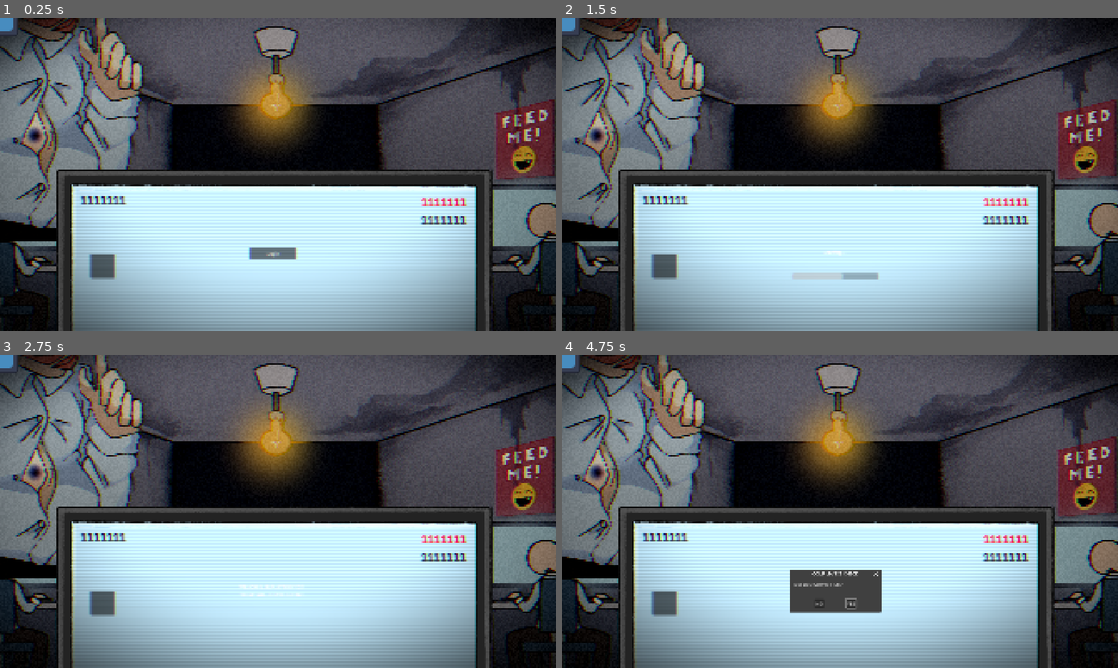
Above: before the commit, frames 1-4 (two rows, left to right).
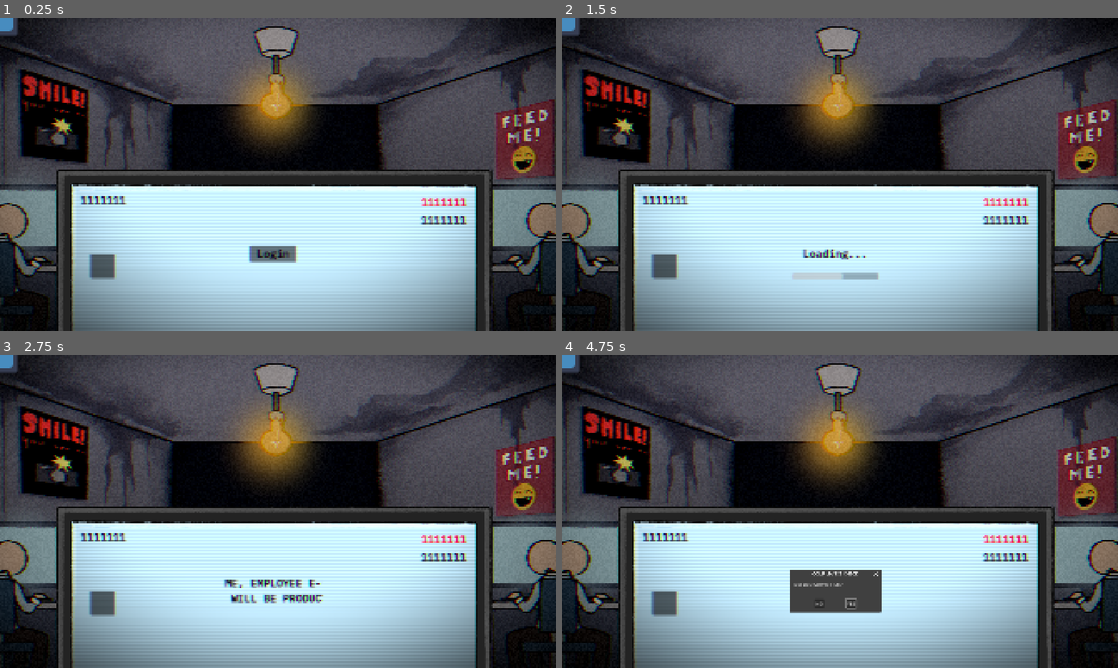
Above: after the commit, the same moments.

Repository: robfischer2187/AI-Slop
Game: Godot game, scene res://scenes/Main.tscn
The game is run twice, just before and just after one commit, with the same random seed, the same clock (stepped at 60 frames per second) and the same inputs. The engine's default icon, where the game draws it, is replaced by a stand-in: a white triangle on a blue panel in a dark square.
Inputs (mouse positions are in pixels of both pictures, inside the frame that each line leads up to):
- Up to frame 1 (0.25 s): no input
- Up to frame 2 (1.5 s): click "Login" at 0.5 s; drag from (662, 265) to (895, 105) at 1.27 s
- Up to frame 3 (2.75 s): drag from (166, 527) to (250, 574) at 2.02 s
- Up to frame 4 (4.75 s): tap Enter at 2.75, 4.25 s; move the mouse to (895, 442) at 2.77 s; click (895, 442) at 2.92 s; tap Space at 3.5 s; drag from (812, 574) to (673, 464) at 3.52 s; move the mouse to (1006, 558) at 4.27 s; click (1006, 558) at 4.42 s

The runs differ from the first frame. In frame 1, 13% of the frame differs, in the area x 0-54%, y 0-79%; in frame 2, 13%; in frame 3, 14%, in the area x 0-59%, y 0-80%; in frame 4, 13%.

Commit message:
Fixed main stuff

Diff:
--- a/ai-slop/scenes/Main.tscn
+++ b/ai-slop/scenes/Main.tscn
@@ -1,18 +1,144 @@
-[gd_scene load_steps=16 format=3 uid="uid://dg3e0ra0x5bm7"]
+[gd_scene load_steps=21 format=3 uid="uid://dg3e0ra0x5bm7"]
 
 [ext_resource type="Script" uid="uid://cdsr50nwwc5ep" path="res://scripts/main.gd" id="1_elqb8"]
 [ext_resource type="Script" uid="uid://c74rylmp2fn4t" path="res://scripts/input_slot.gd" id="2_0bbpv"]
 [ext_resource type="PackedScene" uid="uid://dq3q11t3cpjj4" path="res://scenes/DraggableItem.tscn" id="2_qmy6f"]
 [ext_resource type="Texture2D" uid="uid://b6som6e3b1g0" path="res://icon.svg" id="2_rarhs"]
 [ext_resource type="Texture2D" uid="uid://bsswxb1p3ruln" path="res://assets/art/AI_GAME_walls.png" id="2_vcsgt"]
+[ext_resource type="Texture2D" uid="uid://v0ilcg4k860s" path="res://assets/art/AI GAME BOSS walktoright.png" id="3_jlsqs"]
 [ext_resource type="Texture2D" uid="uid://cm58puo2crtl5" path="res://assets/art/AI GAME BOSS look right.png" id="4_bjd11"]
 [ext_resource type="Texture2D" uid="uid://bimg4ydud0iv4" path="res://assets/art/AI GAME COMPUTER.png" id="4_q8u5g"]
 [ext_resource type="FontFile" uid="uid://dc4wuu3vwrcha" path="res://assets/fonts/IBMPlexMono-SemiBold.ttf" id="6_bjd11"]
 [ext_resource type="Shader" uid="uid://bdo5nvbr4iex" path="res://scripts/shader/horror.gdshader" id="6_c01mt"]
-[ext_resource type="Script" path="res://scripts/startupflow.gd" id="6_wp0k4"]
+[ext_resource type="Script" uid="uid://shgx88qq31fp" path="res://scripts/startupflow.gd" id="6_wp0k4"]
 [ext_resource type="FontFile" uid="uid://b2mhm7pqauqyy" path="res://assets/fonts/Sniglet-Regular.ttf" id="7_nxtc6"]
 [ext_resource type="Shader" uid="uid://dclb2ajscetcp" path="res://scripts/shader/screen.gdshader" id="9_wp0k4"]
 [ext_resource type="Texture2D" uid="uid://dx6grwqxejgl6" path="res://assets/art/AI GAME COWORKER NORM (1).png" id="10_lhr70"]
+
+[sub_resource type="Animation" id="Animation_rarhs"]
+length = 0.001
+tracks/0/type = "value"
+tracks/0/imported = false
+tracks/0/enabled = true
+tracks/0/path = NodePath(".:position")
+tracks/0/interp = 1
+tracks/0/loop_wrap = true
+tracks/0/keys = {
+"times": PackedFloat32Array(0),
+"transitions": PackedFloat32Array(1),
+"update": 0,
+"values": [Vector2(-90, 132)]
+}
+tracks/1/type = "value"
+tracks/1/imported = false
+tracks/1/enabled = true
+tracks/1/path = NodePath(".:rotation")
+tracks/1/interp = 1
+tracks/1/loop_wrap = true
+tracks/1/keys = {
+"times": PackedFloat32Array(0),
+"transitions": PackedFloat32Array(1),
+"update": 0,
+"values": [0.0]
+}
+tracks/2/type = "value"
+tracks/2/imported = false
+tracks/2/enabled = true
+tracks/2/path = NodePath("Sprite2D:texture")
+tracks/2/interp = 1
+tracks/2/loop_wrap = true
+tracks/2/keys = {
+"times": PackedFloat32Array(0),
+"transitions": PackedFloat32Array(1),
+"update": 1,
+"values": [ExtResource("4_bjd11")]
+}
+
+[sub_resource type="Animation" id="Animation_0bbpv"]
+resource_name = "walk"
+length = 4.0
+tracks/0/type = "value"
+tracks/0/imported = false
+tracks/0/enabled = true
+tracks/0/path = NodePath(".:position")
+tracks/0/interp = 1
+tracks/0/loop_wrap = true
+tracks/0/keys = {
+"times": PackedFloat32Array(0, 0.68, 1.11, 1.43, 1.79, 2.12, 2.4, 2.72, 3.15, 3.54, 4),
+"transitions": PackedFloat32Array(1, 1, 1, 1, 1, 1, 1, 1, 1, 1, 1),
+"update": 0,
+"values": [Vector2(-920, 662), Vector2(-253, 775), Vector2(169, 637), Vector2(488, 707), Vector2(840.4358, 551), Vector2(1163.5018, 701), Vector2(1438, 608), Vector2(1751.2, 763), Vector2(2172.0625, 503), Vector2(2553.775, 730), Vector2(3000, 662)]
+}
+tracks/1/type = "value"
+tracks/1/imported = false
+tracks/1/enabled = true
+tracks/1/path = NodePath(".:rotation")
+tracks/1/interp = 1
+tracks/1/loop_wrap = true
+tracks/1/keys = {
+"times": PackedFloat32Array(0, 0.68, 1.11, 1.43, 1.79, 2.12, 2.4, 2.72, 3.15, 3.54, 4),
+"transitions": PackedFloat32Array(1, 1, 1, 1, 1, 1, 1, 1, 1, 1, 1),
+"update": 0,
+"values": [0.0, 0.0, 0.0, 0.0, 0.0, 0.0, 0.0, 0.0, 0.0, 0.0, 0.0]
+}
+tracks/2/type = "value"
+tracks/2/imported = false
+tracks/2/enabled = true
+tracks/2/path = NodePath("Sprite2D:texture")
+tracks/2/interp = 1
+tracks/2/loop_wrap = true
+tracks/2/keys = {
+"times": PackedFloat32Array(0),
+"transitions": PackedFloat32Array(1),
+"update": 1,
+"values": [ExtResource("3_jlsqs")]
+}
+
+[sub_resource type="Animation" id="Animation_vcsgt"]
+resource_name = "watch"
+tracks/0/type = "value"
+tracks/0/imported = false
+tracks/0/enabled = true
+tracks/0/path = NodePath(".:position")
+tracks/0/interp = 1
+tracks/0/loop_wrap = true
+tracks/0/keys = {
+"times": PackedFloat32Array(0),
+"transitions": PackedFloat32Array(1),
+"update": 0,
+"values": [Vector2(950, 475)]
+}
+tracks/1/type = "value"
+tracks/1/imported = false
+tracks/1/enabled = true
+tracks/1/path = NodePath(".:rotation")
+tracks/1/interp = 1
+tracks/1/loop_wrap = true
+tracks/1/keys = {
+"times": PackedFloat32Array(0),
+"transitions": PackedFloat32Array(1),
+"update": 0,
+"values": [0.0]
+}
+tracks/2/type = "value"
+tracks/2/imported = false
+tracks/2/enabled = true
+tracks/2/path = NodePath("Sprite2D:texture")
+tracks/2/interp = 1
+tracks/2/loop_wrap = true
+tracks/2/keys = {
+"times": PackedFloat32Array(0),
+"transitions": PackedFloat32Array(1),
+"update": 1,
+"values": [ExtResource("4_bjd11")]
+}
+
+[sub_resource type="AnimationLibrary" id="AnimationLibrary_c01mt"]
+_data = {
+&"RESET": SubResource("Animation_rarhs"),
+&"walk": SubResource("Animation_0bbpv"),
+&"watch": SubResource("Animation_vcsgt")
+}
 
 [sub_resource type="ShaderMaterial" id="ShaderMaterial_bjd11"]
 shader = ExtResource("9_wp0k4")
@@ -60,6 +186,9 @@
 texture = ExtResource("4_bjd11")
 
 [node name="AnimationPlayer" type="AnimationPlayer" parent="AlastorSlopp"]
+libraries = {
+&"": SubResource("AnimationLibrary_c01mt")
+}
 speed_scale = 0.3
 
 [node name="MonitorFrame" type="Sprite2D" parent="."]
@@ -211,6 +340,9 @@
 offset_bottom = 20.0
 grow_horizontal = 2
 grow_vertical = 2
+theme_override_colors/font_color = Color(0, 0, 0, 1)
+theme_override_fonts/font = ExtResource("6_bjd11")
+theme_override_font_sizes/font_size = 37
 text = "Login"
 icon_alignment = 1
 
@@ -249,6 +381,9 @@
 offset_bottom = 16.0
 grow_horizontal = 2
 grow_vertical = 2
+theme_override_colors/font_color = Color(0, 0, 0, 1)
+theme_override_fonts/font = ExtResource("6_bjd11")
+theme_override_font_sizes/font_size = 37
 text = "Loading..."
 horizontal_alignment = 1
 
@@ -274,6 +409,9 @@
 offset_bottom = 20.0
 grow_horizontal = 2
 grow_vertical = 2
+theme_override_colors/font_color = Color(0, 0, 0, 1)
+theme_override_fonts/font = ExtResource("6_bjd11")
+theme_override_font_sizes/font_size = 37
 text = "Welcome employees"
 horizontal_alignment = 1
 
--- a/ai-slop/scripts/startupflow.gd
+++ b/ai-slop/scripts/startupflow.gd
@@ -16,6 +16,8 @@
 @onready var welcome_label: Label = get_node_or_null("WelcomePanel/WelcomeLabel")
 
 @onready var support_prompt: ConfirmationDialog = get_node_or_null("SupportPrompt")
+
+@onready var alastor: Node2D = get_node_or_null("../../../../AlastorSlopp")
 
 # The Control to center the dialog within.
 # By default we try to use our parent (PCScreenArea) if it's a Control.
@@ -49,6 +51,9 @@
 	support_prompt.exclusive = true
 
 	_reset_prompt_to_default()
+
+	if alastor != null:
+		alastor.visible = false
 
 
 func _validate_nodes_or_abort() -> void:
@@ -123,6 +128,9 @@
 
 func _on_support_yes() -> void:
 	# In forced mode, YES means "you tried NO, too bad" but still continue.
+	if alastor != null:
+		alastor.visible = true
+
 	support_forced = forced_yes_mode
 	_finish_startup()
 
